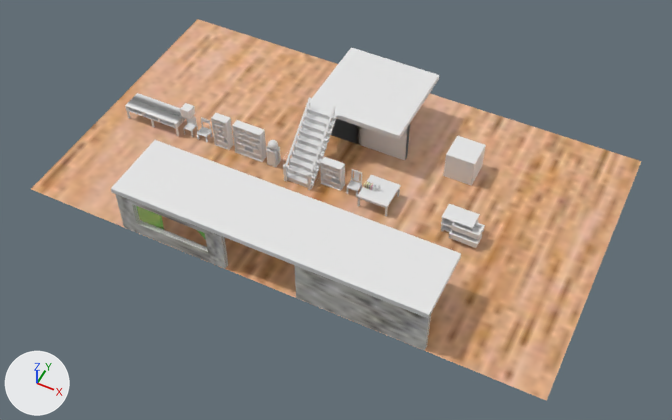
Renders of the FBX model Assets/3dObjects/all assets.fbx from each side of a commit.
Before and after are seen from a camera (50 mm lens) standing at (15.8, -37.8, 43.9) and looking at (-2.3, -1.7, -1.4). The axes (+X, +Y, +Z) are drawn at lower left. The lights are the same throughout. The first picture is the older version. Where no turn or scale is listed for an object, it has been applied to the vertices.

Script lines for the objects in view, before the commit:
```python
me_cube_001 = bpy.data.meshes.new('Cube.001')
me_cube_001.from_pydata(...)  # 16 vertices, 14 faces; spans x -1.06..1.06, y -1.06..1.06, z -0.01..0.24
me_cube_073 = bpy.data.meshes.new('Cube.073')
me_cube_073.from_pydata(...)  # a box spanning x -4.15..4.15, y -0.17..0.17, z -1.74..1.74
me_cube_073.materials.append(mat_material_007)
me_cube_074 = bpy.data.meshes.new('Cube.074')
me_cube_074.from_pydata(...)  # 32 vertices, 32 faces; spans x -3.74..3.74, y -0.17..0.17, z -1.74..1.74
me_cube_074.materials.append(mat_material_007)
me_cube_131 = bpy.data.meshes.new('Cube.131')
me_cube_131.from_pydata(...)  # 16 vertices, 14 faces; spans x -0.93..0.93, y -0.44..0.53, z -0.05..0.38
me_cube_132 = bpy.data.meshes.new('Cube.132')
me_cube_132.from_pydata(...)  # 16 vertices, 14 faces; spans x -0.93..0.93, y -0.44..0.53, z -0.05..0.38
me_plane = bpy.data.meshes.new('Plane')
me_plane.from_pydata(...)  # 4 vertices, 1 face; spans x -17.7..17.7, y -10.3..10.3, z 0.0
me_plane.materials.append(mat_material_006)
ob_cube = bpy.data.objects.new('Cube', me_cube_001)
ob_cube.location = (0.0, 0.0, -0.23)
ob_cube_053 = bpy.data.objects.new('Cube.053', me_cube_073)
ob_cube_053.location = (3.04, -9.1, 0.73)
ob_cube_054 = bpy.data.objects.new('Cube.054', me_cube_074)
ob_cube_054.location = (-9.75, -9.1, 0.73)
ob_drawertop = bpy.data.objects.new('DrawerTop', me_cube_131)
ob_drawertop.location = (6.24, -0.45, -0.14)
ob_drawertop_001 = bpy.data.objects.new('DrawerTop.001', me_cube_132)
ob_drawertop_001.location = (6.24, -0.68, -0.68)
ob_plane = bpy.data.objects.new('Plane', me_plane)
ob_plane.location = (-3.27, 1.0, -1.01)
# also in view: 'Plane.002' at (-3.3, -6.9, 2.4); 'Cube.001' at (3.9, 5.0, 0.0); 'Cube.045' at (-17.1, 0.0, 0.0); 'Cube.018' at (-5.4, 0.9, 0.8); 'Plane.001' at (-3.3, 6.1, 2.4)
```
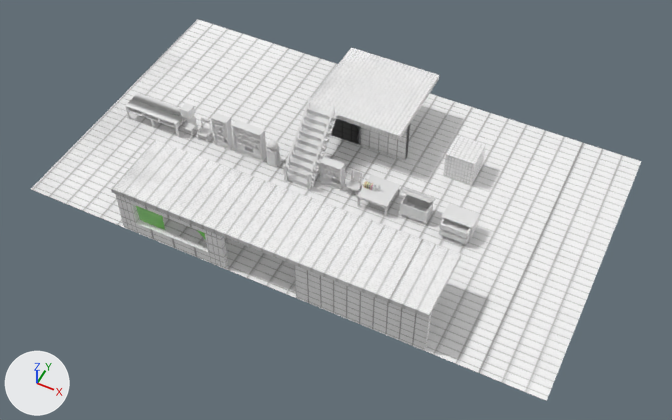
Where the newer file only moved an object's origin or applied its transform, the numbers keep the older frame.

Where the change shows, as pixel boxes [x1, y1, x2, y2] in the pictures (672 x 420 px):
'Plane', recoloured (beige to white): [31, 19, 641, 401] in both
'Cube.053', recoloured (lighter): [294, 265, 432, 351] in both
'Cube.054', recoloured (lighter): [116, 194, 228, 269] in both
'Cube.064', added: after [400, 195, 433, 221]
'DrawerTop', moved: before [451, 222, 485, 240]; after [439, 218, 471, 239]
'DrawerTop.001', moved: before [449, 230, 482, 248]; after [439, 229, 470, 244]
'Cube.066', added: after [402, 188, 436, 203]
'Cube.065', added: after [398, 210, 434, 225]

Patch to the scene script:
```diff
--- a/Assets/3dObjects/all assets.fbx.py
+++ b/Assets/3dObjects/all assets.fbx.py
@@ img_gridwhite_jpg @@
+img_gridwhite_jpg = load_image('gridWhite.jpg', 'TemporaryMaterials/gridWhite.jpg', 1534, 2336, 'sRGB')
@@ mat_material_011 @@
+mat_material_011 = principled_material('Material.011')
+mat_material_011.texture = img_gridwhite_jpg
@@ mat_material @@
+mat_material = principled_material('Material')
+mat_material.base_color = (0.8, 0.8, 0.8)  # white #e7e7e7
@@ me_cube_074 @@
 me_cube_074.from_pydata(...)  # 32 vertices, 32 faces; spans x -3.74..3.74, y -0.17..0.17, z -1.74..1.74
-me_cube_074.materials.append(mat_material_007)
+me_cube_074.materials.append(mat_material_011)  # picture img_gridwhite_jpg
@@ me_plane @@
 me_plane.from_pydata(...)  # 4 vertices, 1 face; spans x -17.7..17.7, y -10.3..10.3, z 0.0
-me_plane.materials.append(mat_material_006)
+me_plane.materials.append(mat_material_011)  # picture img_gridwhite_jpg
@@ me_cube_073 @@
 me_cube_073.from_pydata(...)  # 8 vertices, 6 faces; spans x -4.15..4.15, y -0.17..0.17, z -1.74..1.74
-me_cube_073.materials.append(mat_material_007)
+me_cube_073.materials.append(mat_material_011)  # picture img_gridwhite_jpg
@@ me_cube_113_1 @@
+me_cube_113_1.from_pydata(...)  # 16 vertices, 14 faces; spans x -0.9..0.9, y -0.53..0.53, z -0.46..0.38
+me_cube_113_1.materials.append(mat_material)  # white #e7e7e7
@@ me_cube_016 @@
+me_cube_016.from_pydata(...)  # 114 vertices, 112 faces; spans x -0.99..0.99, y -0.58..0.58, z -0.32..0.01
+me_cube_016.materials.append(mat_material)  # white #e7e7e7
@@ me_cube_114_1 @@
+me_cube_114_1.from_pydata(...)  # 32 vertices, 30 faces; spans x -1.0..1.0, y -0.87..0.15, z -0.01..0.89
+me_cube_114_1.materials.append(mat_material)  # white #e7e7e7
@@ ob_drawertop @@
 ob_drawertop = bpy.data.objects.new('DrawerTop', me_cube_131)
-ob_drawertop.location = (6.24, -0.45, -0.14)
+ob_drawertop.location = (5.57, -0.68, -0.13)
@@ ob_drawertop_001 @@
 ob_drawertop_001 = bpy.data.objects.new('DrawerTop.001', me_cube_132)
-ob_drawertop_001.location = (6.24, -0.68, -0.68)
+ob_drawertop_001.location = (5.57, -0.68, -0.68)
@@ ob_cube_064 @@
+ob_cube_064 = bpy.data.objects.new('Cube.064', me_cube_113_1)
+ob_cube_064.location = (2.63, 0.0, -0.23)
@@ ob_cube_065 @@
+ob_cube_065 = bpy.data.objects.new('Cube.065', me_cube_016)
+ob_cube_065.location = (2.63, 0.0, -0.67)
@@ ob_cube_066 @@
+ob_cube_066 = bpy.data.objects.new('Cube.066', me_cube_114_1)
+ob_cube_066.location = (2.63, 0.57, 0.17)
```
